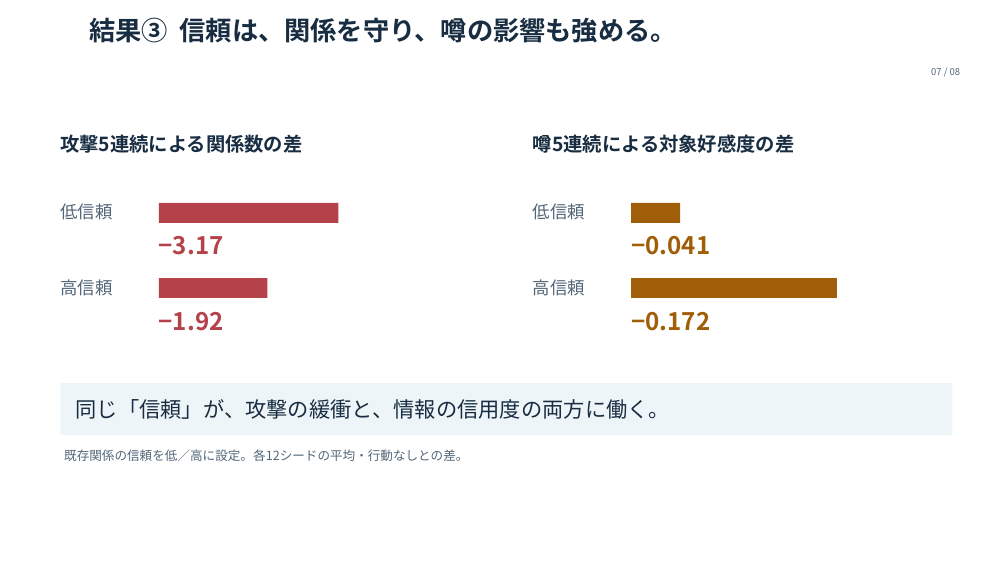
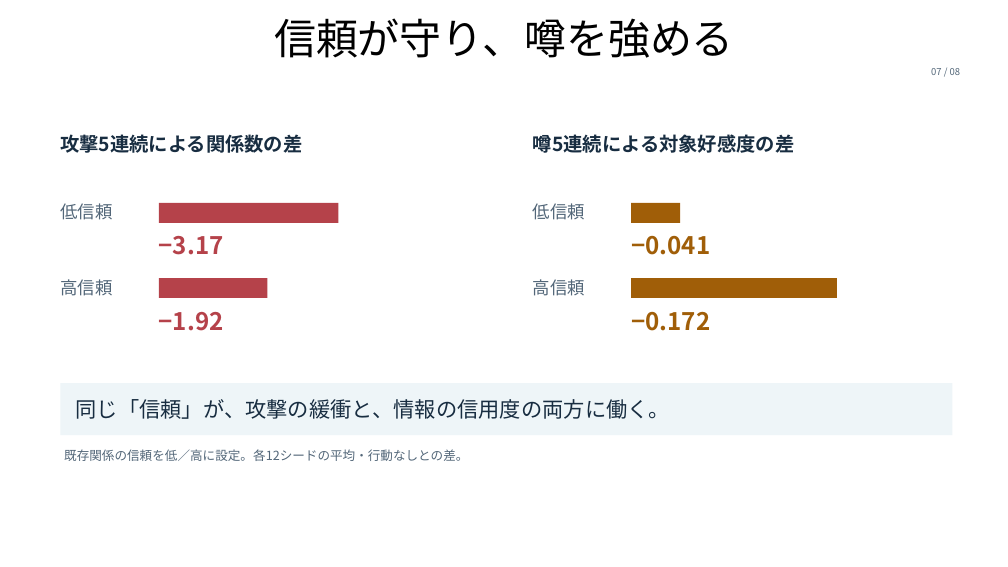
Before and after one commit to maton369/social-relationship-lab, a slide deck: slide 7 of presentation/Social_Relationship_Lab.pptx. Drawn at 1008x567 pixels with LibreOffice and Linux fonts; fonts in the diff are those of the drawing; background and template pictures are left out. Boxes give left, top, right and bottom in pixels: in the first picture for what was removed or moved away, otherwise in the second. Text is boxed around its words. In the diff, an @@ line names an element or a change of style, - is before the commit and + after.

```diff
--- a/presentation/Social_Relationship_Lab.pptx
+++ b/presentation/Social_Relationship_Lab.pptx
@@ title "信頼が守り、噂を強める" at box(274, 18, 734, 58): vertical alignment top to middle @@
@@ title at box(274, 18, 734, 58): text changed; size 25 to 40 pt; text colour #182D41 to #000000; bold off @@
-結果③ 信頼は、関係を守り、噂の影響も強める。
+信頼が守り、噂を強める
```
Also in this commit, not shown: 11 other slides changed, 23 other files.
